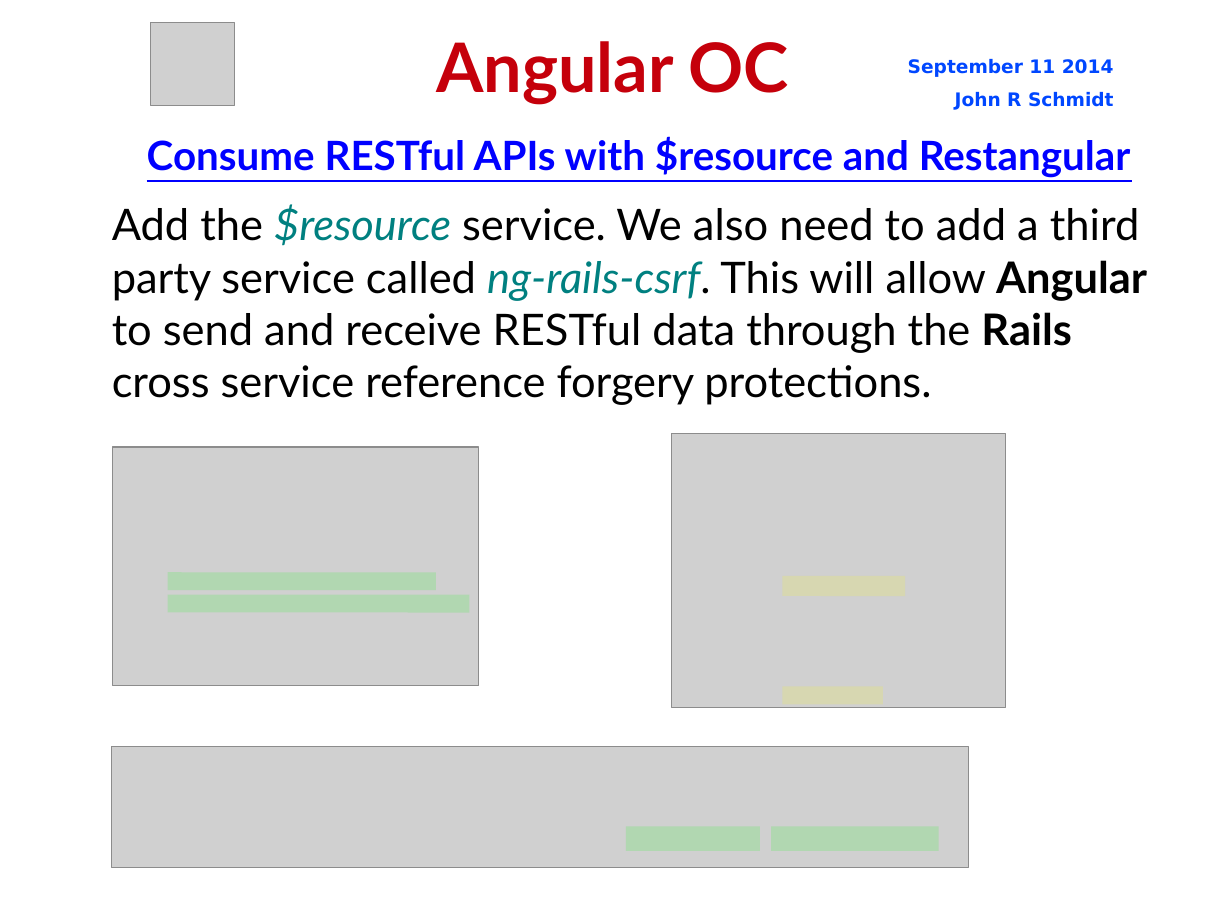
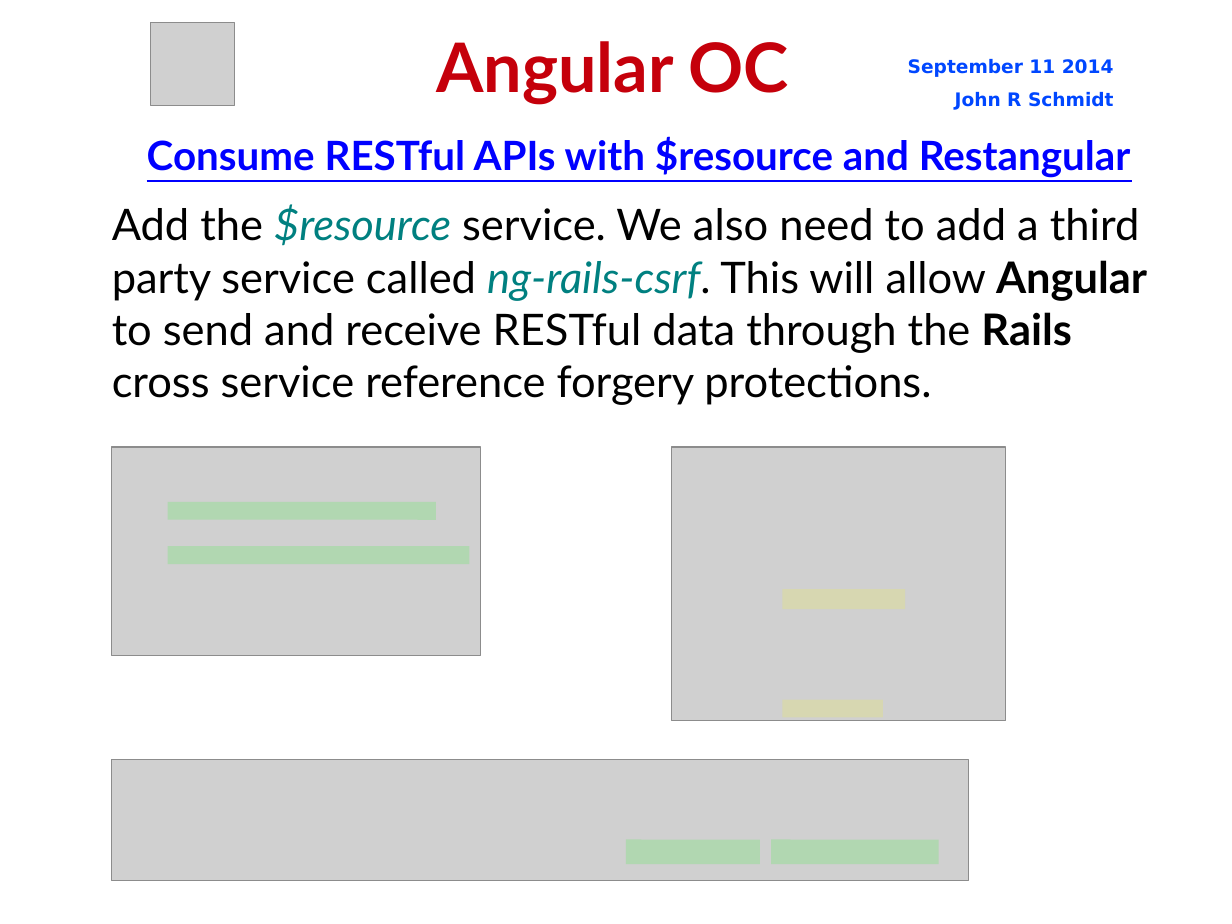
Before and after one commit to jrschmidt/fifa-angular-rest-demo, a slide deck: slide 27 of fifa.odp. Drawn at 1232x924 pixels with LibreOffice and Linux fonts; fonts in the diff are those of the drawing; grey boxes stand for pictures; background and template pictures are left out. Boxes give left, top, right and bottom in pixels: in the first picture for what was removed or moved away, otherwise in the second. Text is boxed around its words. In the diff, an @@ line names an element or a change of style, - is before the commit and + after.

```diff
--- a/fifa.odp
+++ b/fifa.odp
@@ picture: place and size @@
-picture at [112, 447, 478, 686]
+picture at [112, 447, 481, 655]
@@ line moved from (168, 581) - (436, 581) to (168, 511) - (436, 511) @@
@@ line moved from (168, 604) - (470, 604) to (168, 556) - (470, 556) @@
@@ 4 lines, 2 pictures: place and size @@
-4 lines, 2 pictures at [112, 434, 1006, 868]
+4 lines, 2 pictures at [112, 447, 1006, 881]
```
Also in this commit, not shown: 3 other slides changed, 8 other files.
